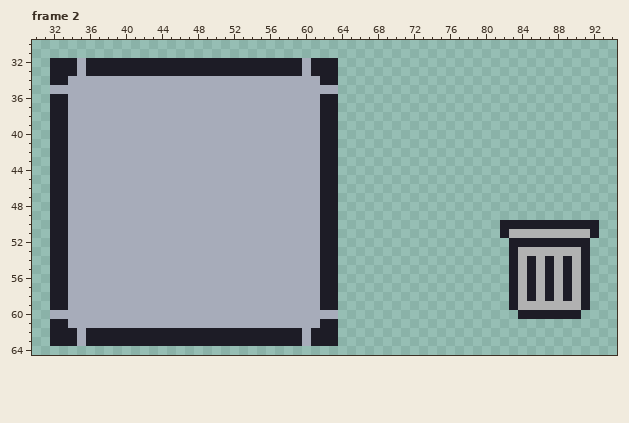
Pixel-art file: project SpaceTycoon/Aseprite edit/Basic Objects/Closet_UI.aseprite. The picture above is the old version.
96x96 pixels, 2 frames. Shown: frame 2: x 30..94, y 30..64. The commit also changed other frames, which this record leaves out.
Now the later version:
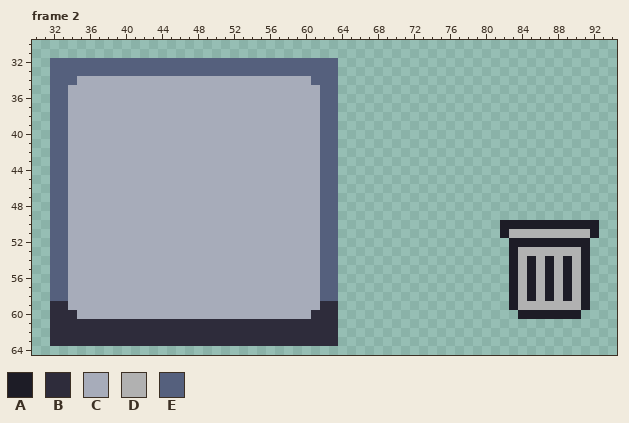
Palette (. is transparent): A #1d1c26  B #2e2c3b  C #a7acba  D #b1b1b1  E #55607d
The exact change:
Frame 2:
Colour A becomes colour B in row 59 at x 32 to 33 and 62 to 63; in row 61 at x 32 to 33 and 62 to 63; in rows 62 to 63 at x 32 to 34, 36 to 59 and 61 to 63.
Colour C becomes colour B in row 60 at x 32 to 34 and 61 to 63; in row 61 at x 34 to 61; in rows 62 to 63 at x 35 and 60.
Colour A becomes colour E in rows 32 to 33 at x 32 to 34, 36 to 59 and 61 to 63; in row 34 at x 32 to 33 and 62 to 63; in rows 36 to 58 at x 32 to 33 and 62 to 63.
Colour C becomes colour E in rows 32 to 33 at x 35 and 60; in row 34 at x 34 and 61; in row 35 at x 32 to 33 and 62 to 63.
Pixel boxes of the changes (left, top, right, bottom) in both pictures:
changed: (50, 58, 338, 346)
